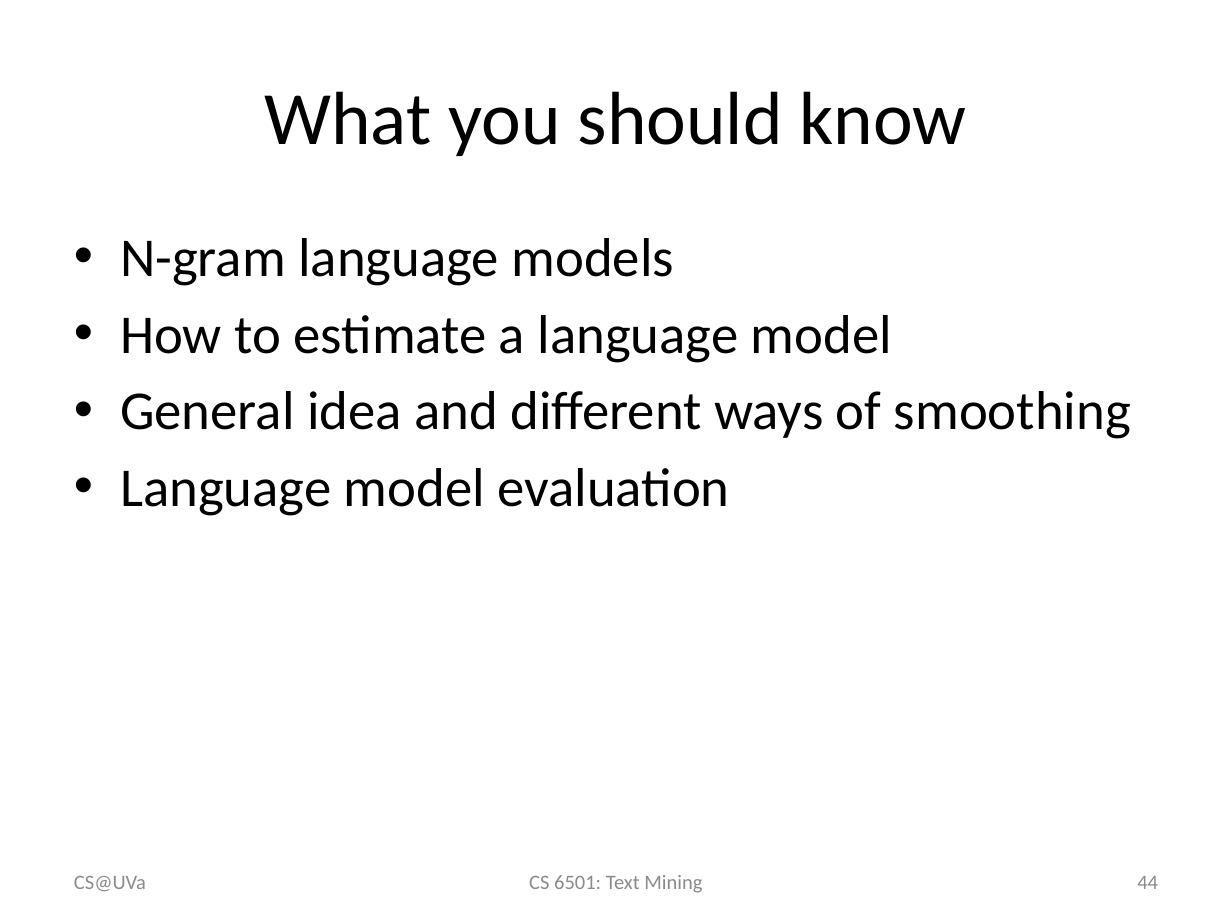
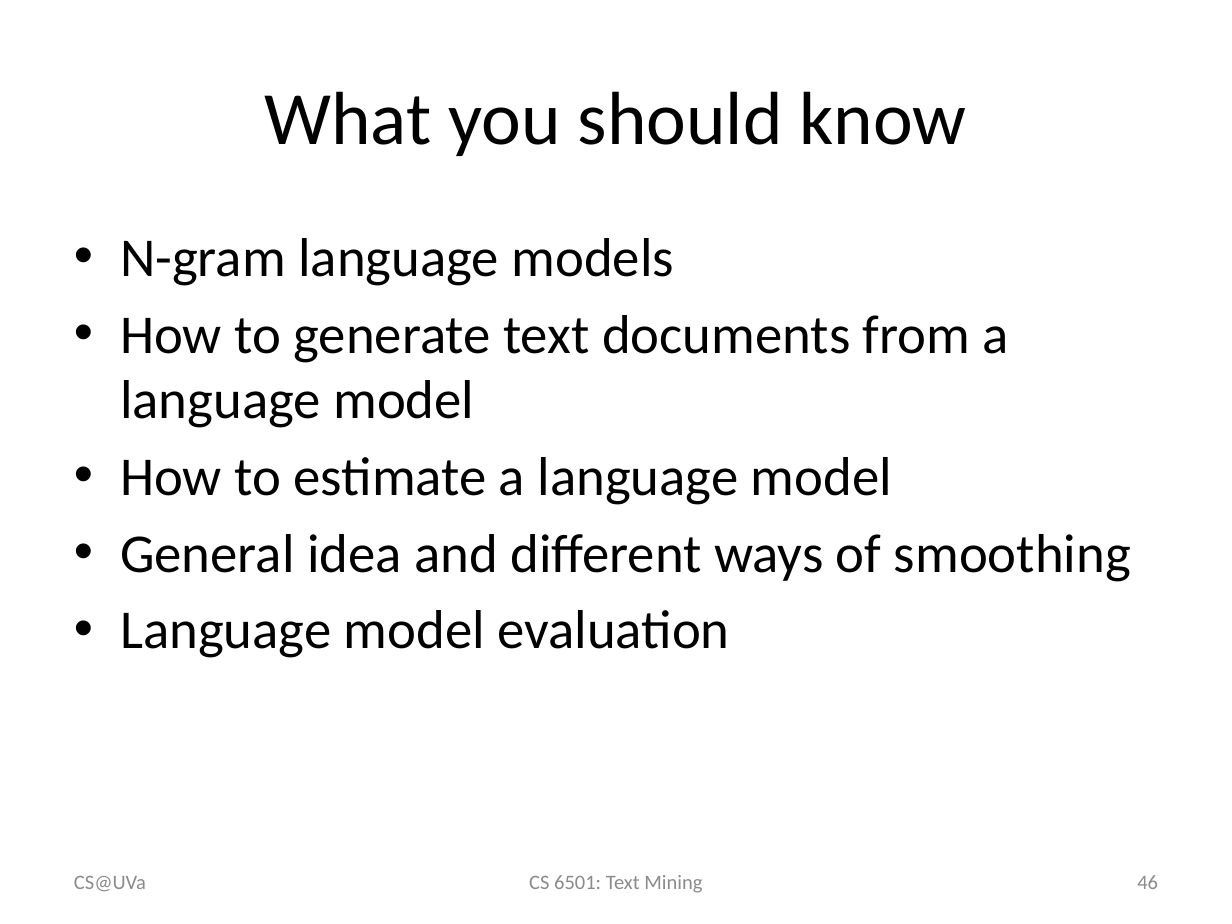
Before and after one commit to wang296/CS6501-Text-Mining, a slide deck: slide 46 of docs/Language Models.pptx (slide 44 before the commit). Drawn at 1232x924 pixels with LibreOffice and Linux fonts; fonts in the diff are those of the drawing. Boxes give left, top, right and bottom in pixels: in the first picture for what was removed or moved away, otherwise in the second. Text is boxed around its words. In the diff, an @@ line names an element or a change of style, - is before the commit and + after.

Commit message:
language model update

```diff
--- a/docs/Language Models.pptx
+++ b/docs/Language Models.pptx
@@ text at (120,315,1009,428): paragraph added @@
+• How to generate text documents from a language model
@@ page number at (1137,875,1158,889): text changed @@
-44
+46
```
Also in this commit, not shown: 5 other slides changed, 2 slides added, 2 other files.
